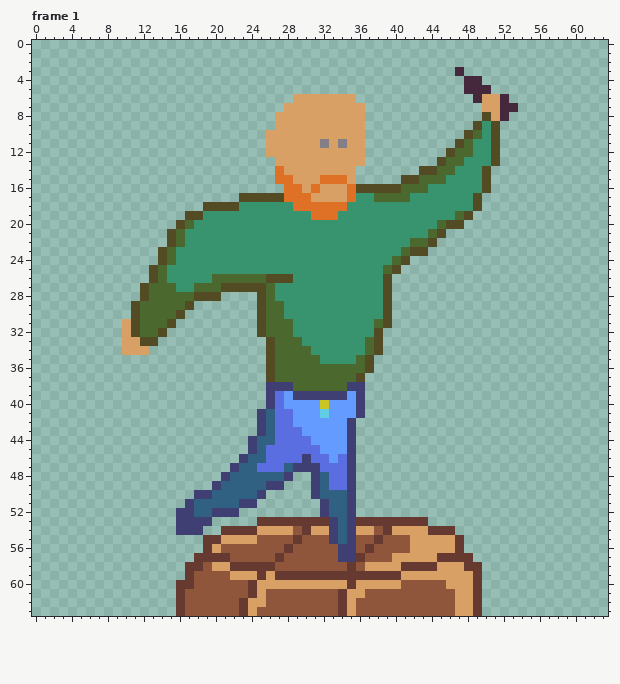
Animated GIF sprite: assets/main-char-shooter.gif. The picture above was drawn from the file before the commit.
The file is 64x64 pixels, 6 frames. Shown: frame 1. The commit also changed other frames, which this record leaves out.
Now the later version:
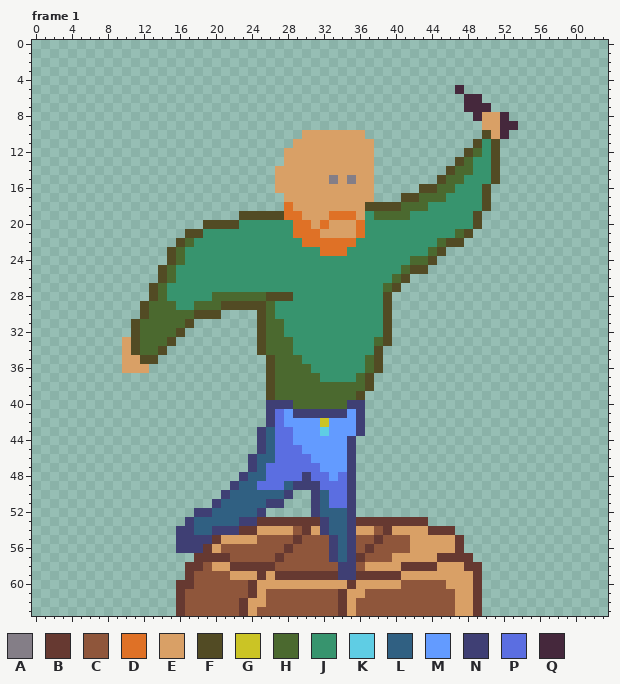
Palette (. is transparent): A #847e87  B #663931  C #8f563b  D #df7126  E #d9a066  F #524b24  G #cbc425  H #4b692f  J #37946e  K #5fcde4  L #306082  M #639bff  N #3f3f74  P #5b6ee1  Q #45283c
Edits made:
Changed rows in their new state; - is an unchanged pixel.
Frame 1:
first column x 10:
 3 -------------------------------------.------
 4 --------------------------------------..----
 5 -------------------------------------Q...---
 6 -------------------.......------------Q-...-
 7 ------------------.........-----------QQQ...
 8 -----------------..........------------QE---
 9 -----------------..........------------.EEQQ
10 ----------------....------------------..FEQ-
11 ----------------...---E-E--E---------..F----
12 ----------------..---------E--------..FH----
13 -----------------.---------E-------..FH-----
14 -----------------E--------EE-----...FHH-JF--
15 -----------------EE---EAEAEE---....FHH--JF--
16 -----------------EEE-E---EEE.....FFHH-------
17 -------------.....EEE----EEE...FFHHH---JF---
18 ---------.........DEEEEEEEEFFFFHHH-----JF---
19 -------......FFFFFDDEEE-DDE-HHHH-----JJF----
20 ------...FFFF------DDEDEEED--------JJJJF----
21 -----..FF----------DDDEEEED-------JJJHF-----
22 -----.FH------------DDDDDD------JJJHFF------
23 ----.FH---------------DDD------JJJHF--------
24 ----.FH-----------------------JJHHF---------
25 ---.FH-----------------------JJHFF----------
26 ---.FH----JJJJJJJJJ----------JHF------------
27 --.F-J--JJJJJJJJJ------------HF-------------
28 --.F-JJJJJHHHHHHFFF-------------------------
29 -.F---JJHHHFFFF--J--------------------------
30 -.F---HHFFF------J--------------------------
31 .----HHF----------J---------J---------------
32 .---HHF-----------J---------JF--------------
33 -FHHHF---------FH--J-------JHF--------------
34 -FHHF----------FH--JJ------J----------------
35 EEFF----------------JJ----JHF---------------
36 EEE------------------JJJJJJHF---------------
37 ----------------------JJJJHF----------------
38 ----------------FHH------HHF----------------
39 ----------------FHHHHHHHHHF-----------------
40 -----------------NNHHHHHHN------------------
41 ---------------.N-MNNNNNN-------------------
42 ---------------.N-M---G--MN-----------------
43 -------------------M--K--MN-----------------
44 --------------.N---MM-----------------------
45 --------------.NL---MM----------------------
46 -------------.N-L---PMM-M-------------------
47 ------------..NL--PPPPMMM-------------------
48 -----------..N--PPPPNPPM--------------------
49 ----------..N--PPPLNN-P---------------------
50 --------...N---LLLN----PP-------------------
51 -------...N--LLLNN---NLPP-------------------
52 ------..NNLLLLLN-----NL---------------------
53 ------.-LLLLLNN-------NL--------------------
54 --------LLNNN---------NL--------------------
55 ------NNNN----------------------------------
56 ------NNN--------------NL-------------------
57 -----------------------NL-------------------
58 ------------------------NN------------------
59 ------------------------NN------------------
Pixel boxes of the changes (left, top, right, bottom) in both pictures:
changed: (122, 67, 518, 580)
